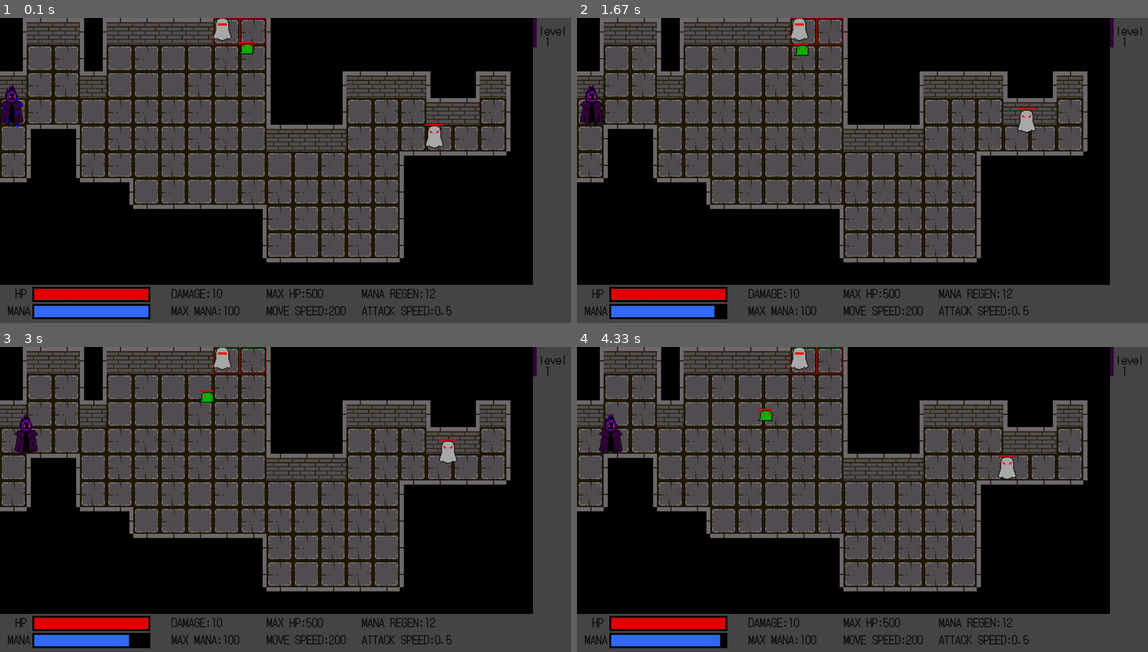
Above: before the commit, frames 1-4 (two rows, left to right).
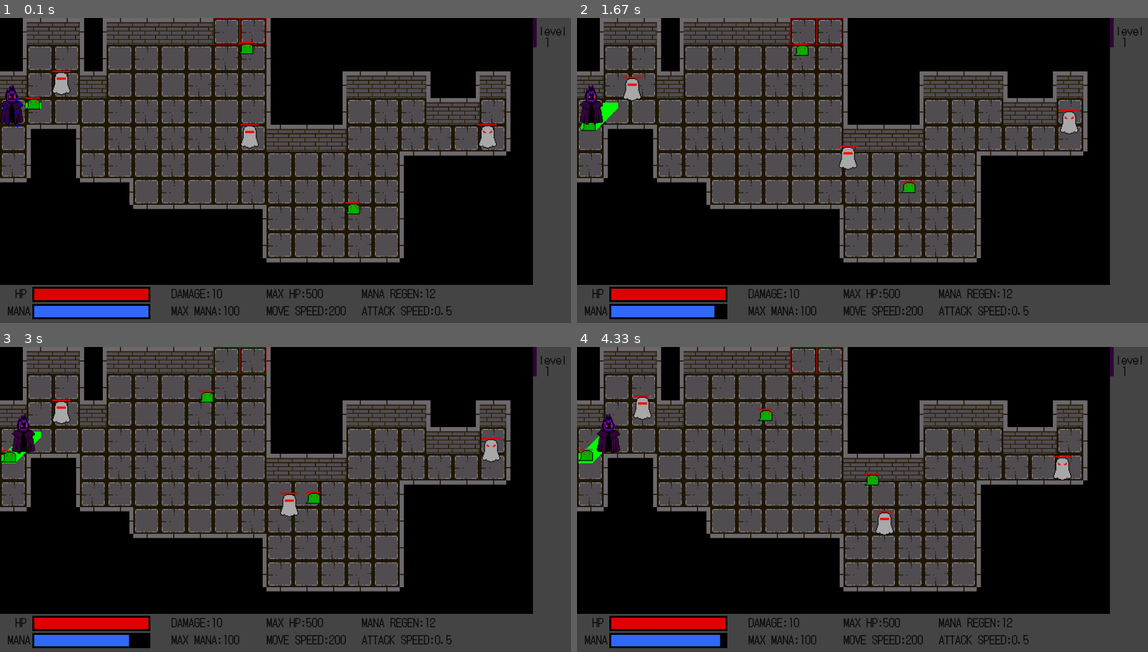
Above: after the commit, the same moments.

Repository: philogamer/pygame1
Game: pygame game, started from main.py
Two runs of this game, one before a commit and one after it. Both use one fixed random seed, a clock stepped at 60 frames per second and the inputs below.
Inputs (mouse positions are in pixels of both pictures, inside the frame that each line leads up to):
- Up to frame 1 (0.1 s): no input
- Up to frame 2 (1.67 s): hold Right 0.33-0.8 s; move the mouse to (839, 182) at 0.37 s; hold Right 0.83-1.3 s; hold D 0.83-1.3 s; move the mouse to (1045, 161) at 0.87 s; hold Left from 1.33 s (still down); hold A from 1.33 s (still down); move the mouse to (725, 173) at 1.37 s
- Up to frame 3 (3 s): release Left at 1.87 s; release A at 1.87 s; hold Left 1.9-2.3 s; hold A 1.9-2.3 s; move the mouse to (108, 453) at 1.93 s; hold Right 2.33-2.97 s; hold D 2.33-2.97 s; move the mouse to (371, 392) at 2.37 s
- Up to frame 4 (4.33 s): hold Left 3-3.47 s; hold A 3-3.47 s; move the mouse to (931, 526) at 3.03 s; hold Right 3.5-3.97 s; hold D 3.5-3.97 s; move the mouse to (873, 395) at 3.53 s; tap 9 at 3.65 s; hold Right from 4 s (still down); hold D from 4 s (still down); move the mouse to (656, 490) at 4.03 s

The runs differ from the first frame. In frame 1, 1.1% of the frame differs, in the area x 4-87%, y 0-65%; in frame 2, 1.3%; in frame 3, 1.5%; in frame 4, 1.5%, in the area x 0-87%, y 0-62%.

Commit message:
style: a wrong compare

Diff:
--- a/function.py
+++ b/function.py
@@ -328,7 +328,7 @@
             msto.obstacle.append(Obstacle(i,'st'))
     sideblock(msto)
     for i in msto.insidef:
-        if i%10==0 or i%10==9 or i<10 or i<190:
+        if i%10==0 or i%10==9 or i<10 or i>190:
             msto.insidef.remove(i)
 def render2(msto,csto):
     csto.bosses.append(Boss(csto.wave))
@@ -482,8 +482,6 @@
         csto.player.exp-=(90+25*(csto.player.level-1)+5*(csto.player.level-1)**2)
         csto.player.level+=1
         csto.player.buffstat+=2
-    if csto.player.buffstat==0:
-        if csto.pluses: csto.pluses=[]
 
     if csto.player.attackspeedstack>0: csto.player.attackspeedstack-=dt*0.05
     else: csto.player.attackspeedstack=0
